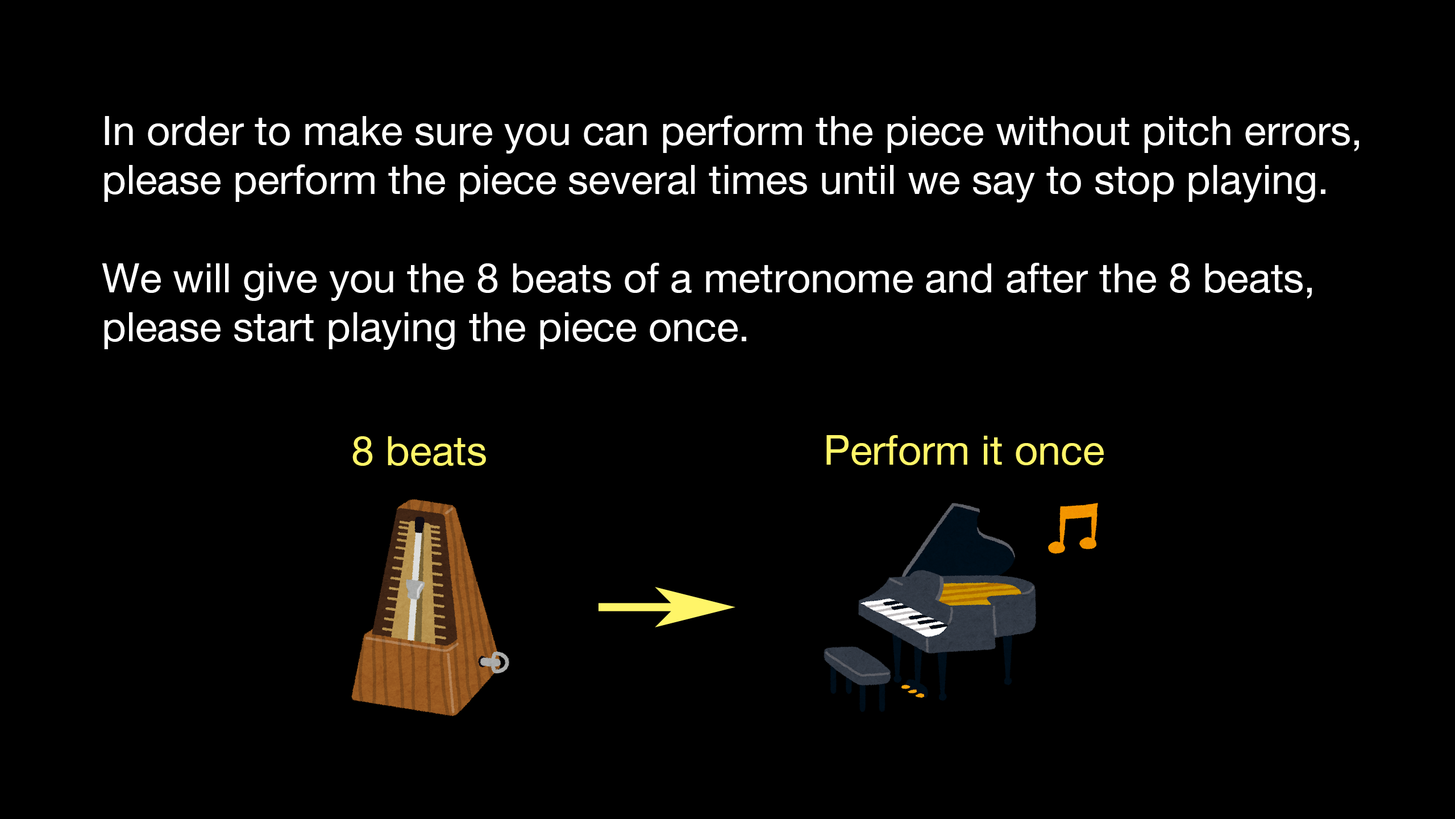
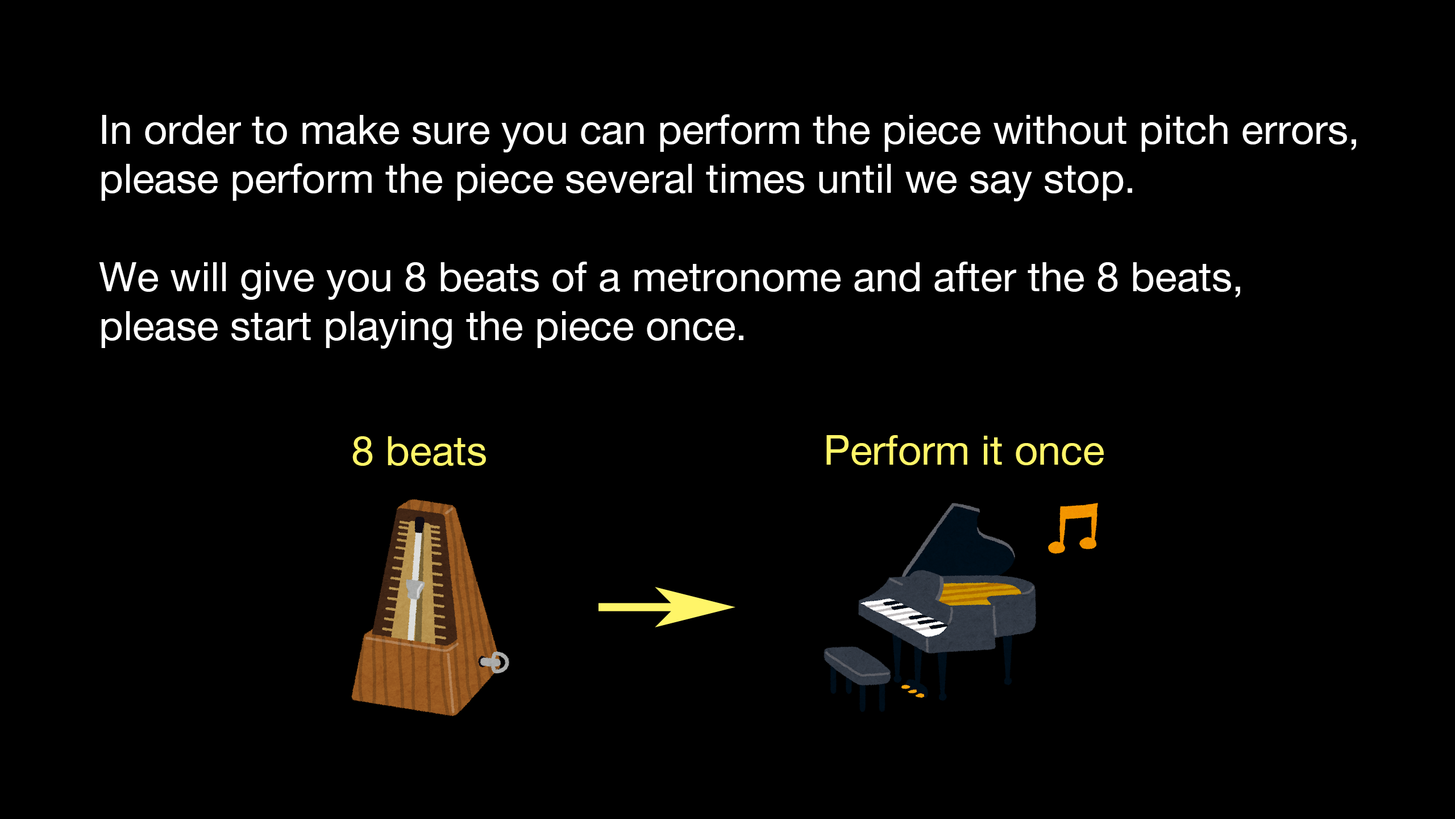
Layer changes from the first 1455 × 819 image to the second:
painted on "In order to make sure you can perform the piece without pitch e" over [98, 114, 1360, 350]
